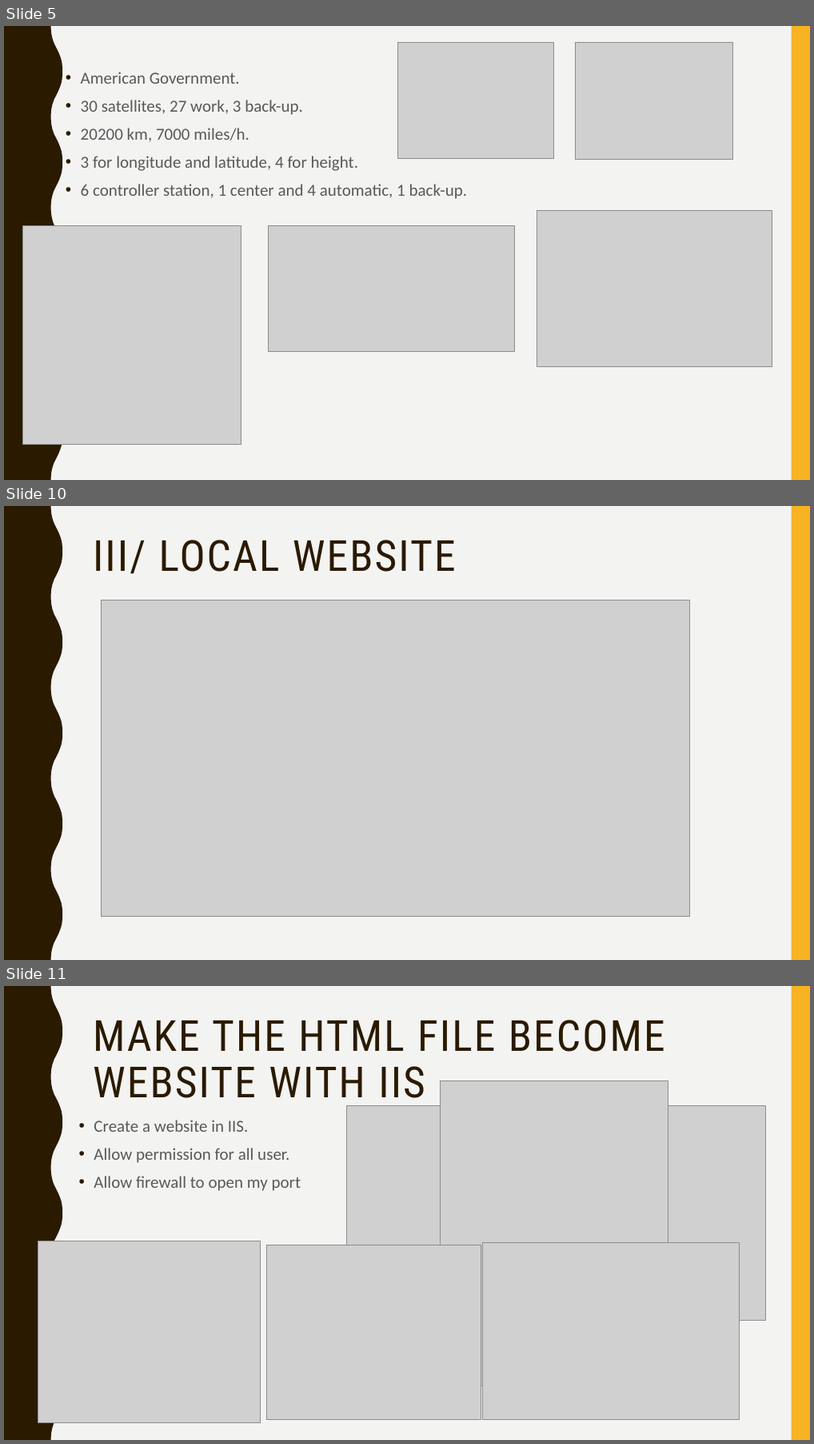
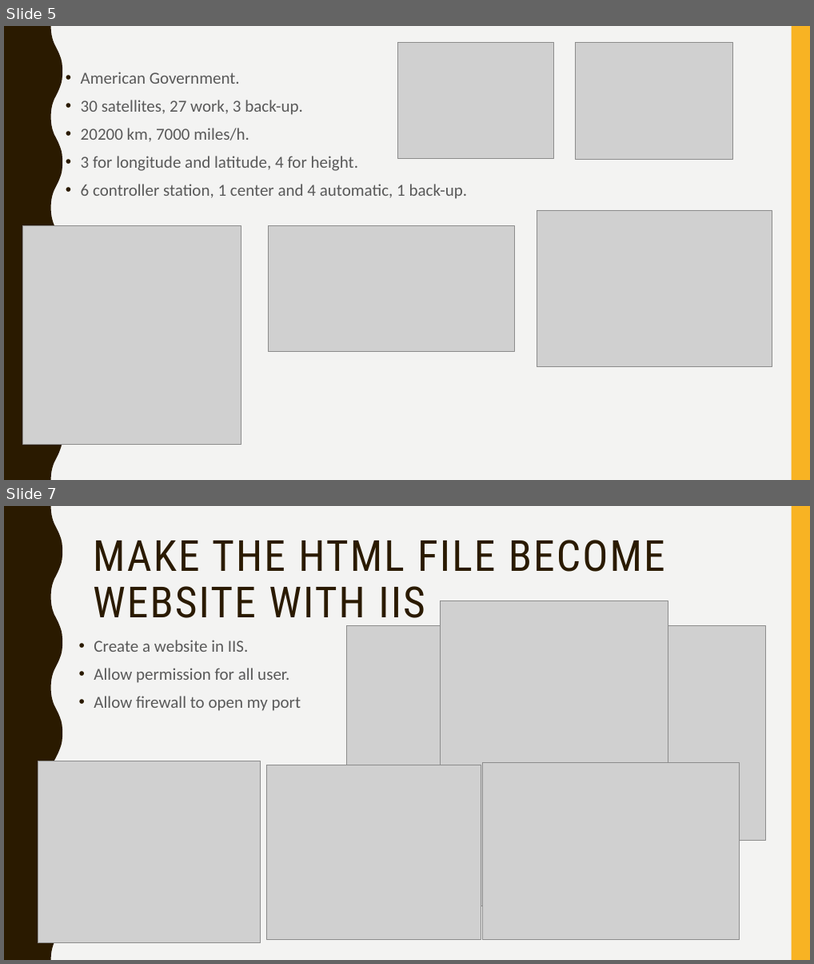
Before and after one commit to GiangHLe/GPS, a slide deck: GPS DETECTER PROJECT.pptx. Shown one above the other, each under a label of ours: slides 5, 10 and 11 before the commit, slides 5 and 7 after it; the slides between them are not shown. The pictures are 814x1444 and 814x964 pixels, drawn with LibreOffice and Linux fonts; fonts in the diff are those of the drawing; grey boxes stand for pictures. Boxes give left, top, right and bottom in pixels: in the first picture for what was removed or moved away, otherwise in the second. Text is boxed around its words. In the diff, an @@ line names an element or a change of style, - is before the commit and + after.

```diff
--- a/GPS DETECTER PROJECT.pptx
+++ b/GPS DETECTER PROJECT.pptx
@@ slide 10 removed at (x1=4, y1=506, x2=810, y2=960), background #F3F3F2; not listed: 2 template elements that a slide beside it also shows @@
@@ title removed at (x1=93, y1=540, x2=456, y2=574) @@
-III/ LOCAL WEBSITE
@@ picture removed at (x1=102, y1=600, x2=690, y2=916) @@
@@ what was slide 11 is now slide 7 @@
```
Also in this commit, not shown: 2 slides changed, 4 other slides removed, 2 other files.
